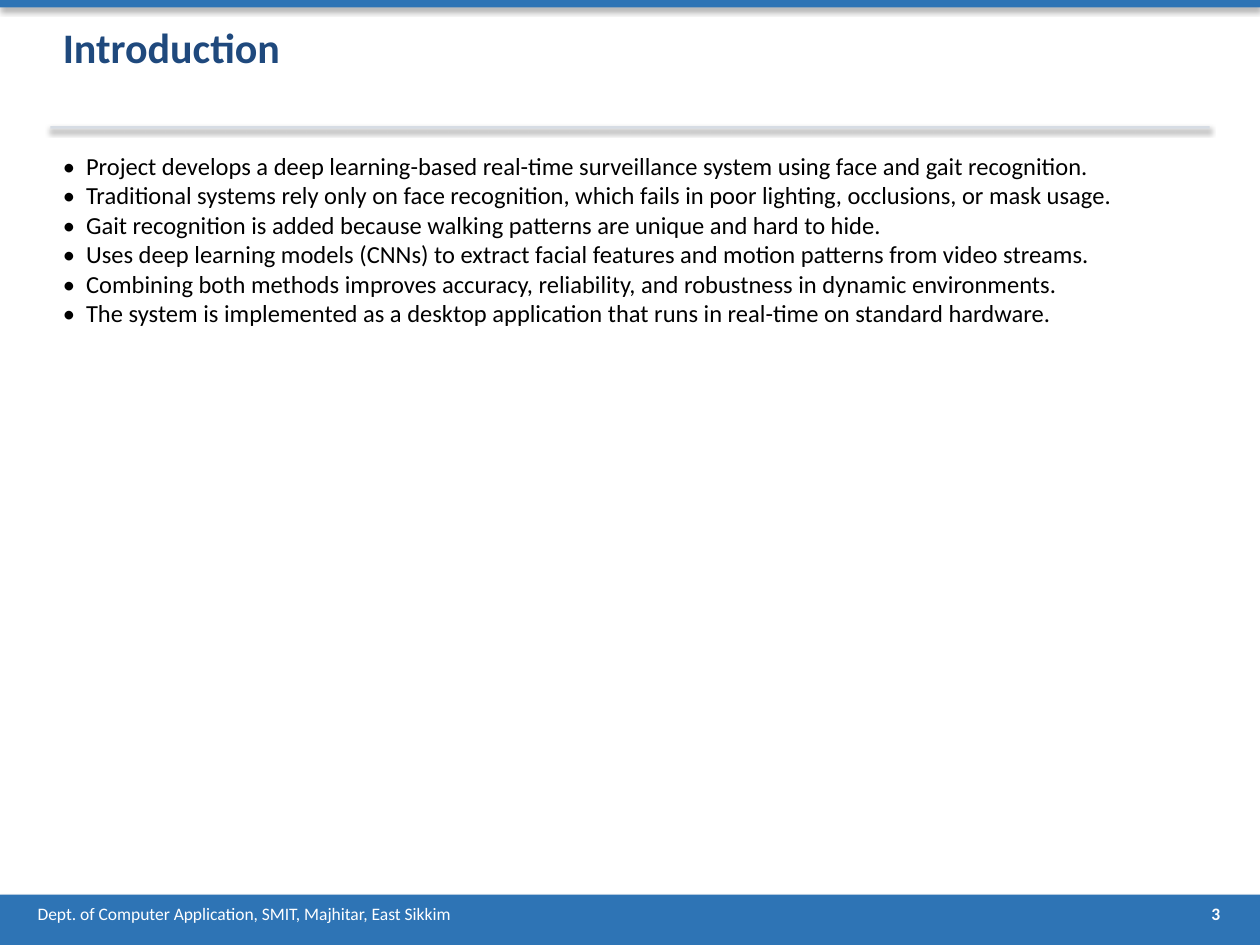
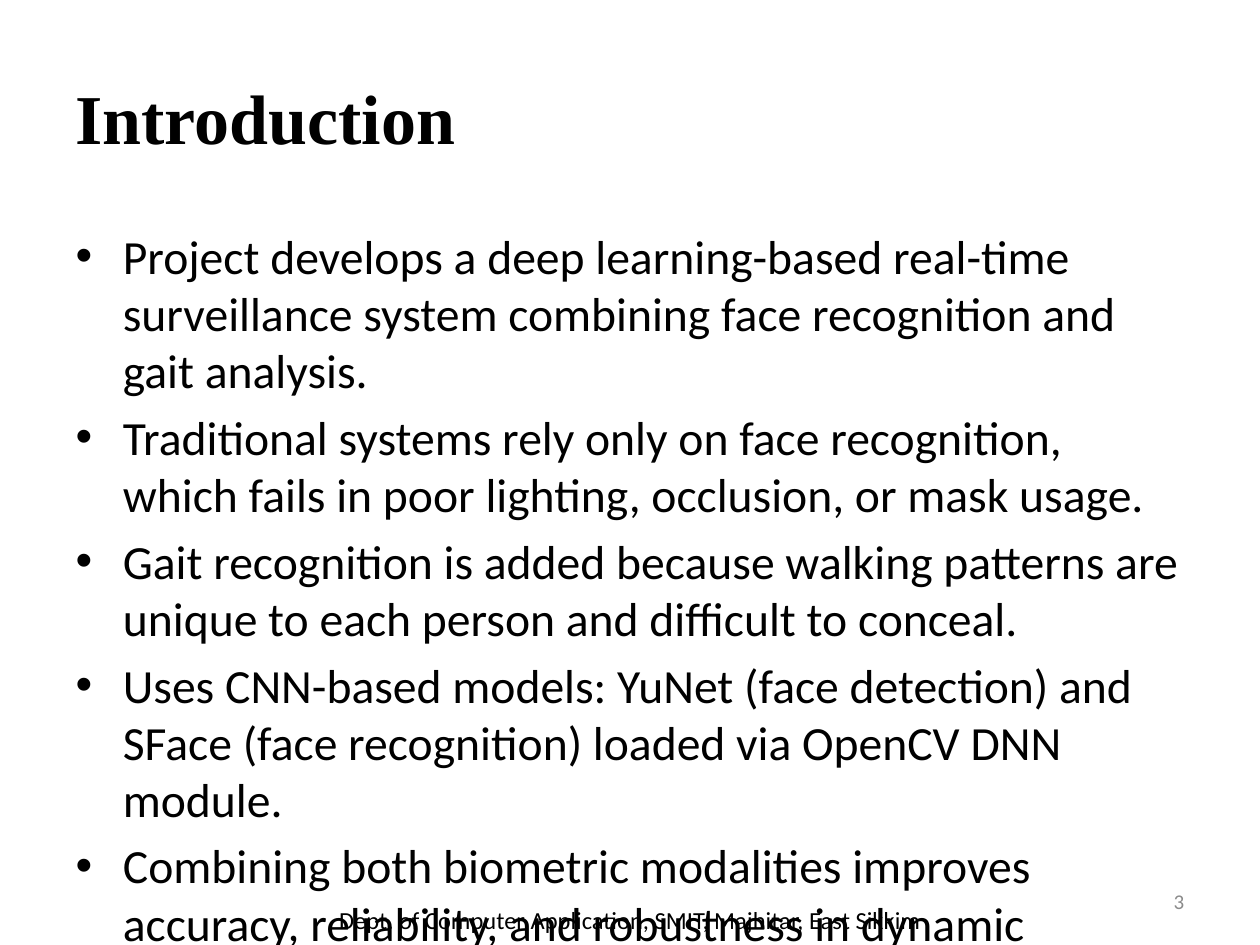
Before and after one commit to prageshdir/FACEE, a slide deck: slide 3 of FACEE_Presentation.pptx. Drawn at 1260x945 pixels with LibreOffice and Linux fonts; fonts in the diff are those of the drawing. Boxes give left, top, right and bottom in pixels: in the first picture for what was removed or moved away, otherwise in the second. Text is boxed around its words. In the diff, an @@ line names an element or a change of style, - is before the commit and + after.

```diff
--- a/FACEE_Presentation.pptx
+++ b/FACEE_Presentation.pptx
@@ rectangle removed at [0, 0, 1260, 8] @@
@@ title "Introduction": place and size @@
-title "Introduction" at [63, 33, 280, 64]
+title "Introduction" at [76, 95, 456, 145]
@@ title "Introduction" at [76, 95, 456, 145]: size 24 to 40 pt, font Calibri to Times New Roman, text colour #1F497D to #000000; vertical alignment top to middle @@
@@ rectangle removed at [50, 126, 1210, 129] @@
@@ text at [123, 241, 1177, 945]: text changed; size 14 to 27.2 pt @@
-• Project develops a deep learning-based real-time surveillance system using face and gait recognition.
-• Traditional systems rely only on face recognition, which fails in poor lighting, occlusions, or mask usage.
-• Gait recognition is added because walking patterns are unique and hard to hide.
-• Uses deep learning models (CNNs) to extract facial features and motion patterns from video streams.
-• Combining both methods improves accuracy, reliability, and robustness in dynamic environments.
-• The system is implemented as a desktop application that runs in real-time on standard hardware.
+• Project develops a deep learning-based real-time surveillance system combining face recognition and gait analysis.
+• Traditional systems rely only on face recognition, which fails in poor lighting, occlusion, or mask usage.
+• Gait recognition is added because walking patterns are unique to each person and difficult to conceal.
+• Uses CNN-based models: YuNet (face detection) and SFace (face recognition) loaded via OpenCV DNN module.
+• Combining both biometric modalities improves accuracy, reliability, and robustness in dynamic environments.
+• Implemented as a complete desktop application running in real-time on standard laptop hardware — no GPU needed.
@@ rectangle removed at [0, 895, 1260, 945] @@
@@ text "Dept. of Computer Application, SMIT, ...": place and size @@
-text "Dept. of Computer Application, SMIT, ..." at [38, 908, 451, 923]
+text "Dept. of Computer Application, SMIT, ..." at [339, 909, 920, 935]
@@ text "Dept. of Computer Application, SMIT, ..." at [339, 909, 920, 935]: size 10 to 14 pt, text colour #FFFFFF to #000000; alignment left to centre; vertical alignment top to middle @@
@@ page number: place and size @@
-page number at [1211, 908, 1220, 920]
+page number at [1174, 895, 1185, 909]
@@ page number at [1174, 895, 1185, 909]: size 10 to 12 pt, text colour #FFFFFF to #8C8C8C, bold off; alignment centre to right; vertical alignment top to middle @@
```
Also in this commit, not shown: 12 other slides changed, 15 slides added, 11 slides removed, 1 other file.
